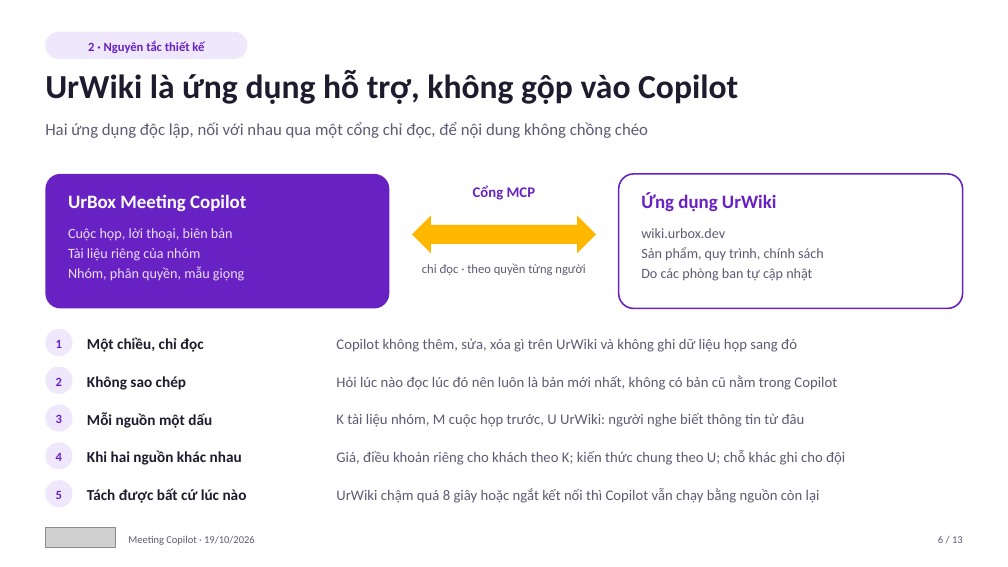
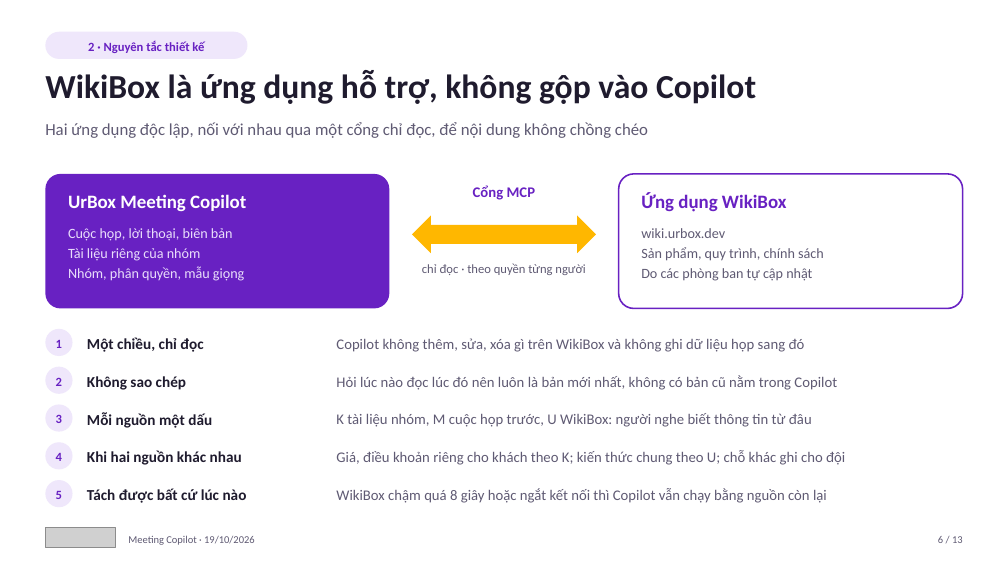
Before and after one commit to phucbh-hue/metting-assistant, a slide deck: slide 6 of docs/pitch/UrBox Meeting Copilot - Trinh bay 19.10.2026.pptx. Drawn at 1008x567 pixels with LibreOffice and Linux fonts; fonts in the diff are those of the drawing; grey boxes stand for pictures. Boxes give left, top, right and bottom in pixels: in the first picture for what was removed or moved away, otherwise in the second. Text is boxed around its words. In the diff, an @@ line names an element or a change of style, - is before the commit and + after.

```diff
--- a/docs/pitch/UrBox Meeting Copilot - Trinh bay 19.10.2026.pptx
+++ b/docs/pitch/UrBox Meeting Copilot - Trinh bay 19.10.2026.pptx
@@ text at (45, 71, 756, 104): text changed @@
-UrWiki là ứng dụng hỗ trợ, không gộp vào Copilot
+WikiBox là ứng dụng hỗ trợ, không gộp vào Copilot
@@ text at (641, 193, 786, 212): text changed @@
-Ứng dụng UrWiki
+Ứng dụng WikiBox
@@ text at (336, 338, 805, 352): text changed @@
-Copilot không thêm, sửa, xóa gì trên UrWiki và không ghi dữ liệu họp sang đó
+Copilot không thêm, sửa, xóa gì trên WikiBox và không ghi dữ liệu họp sang đó
@@ text at (336, 413, 812, 427): text changed @@
-K tài liệu nhóm, M cuộc họp trước, U UrWiki: người nghe biết thông tin từ đâu
+K tài liệu nhóm, M cuộc họp trước, U WikiBox: người nghe biết thông tin từ đâu
@@ text at (336, 488, 827, 503): text changed @@
-UrWiki chậm quá 8 giây hoặc ngắt kết nối thì Copilot vẫn chạy bằng nguồn còn lại
+WikiBox chậm quá 8 giây hoặc ngắt kết nối thì Copilot vẫn chạy bằng nguồn còn lại
```
Also in this commit, not shown: 8 other slides changed, 8 other files.
